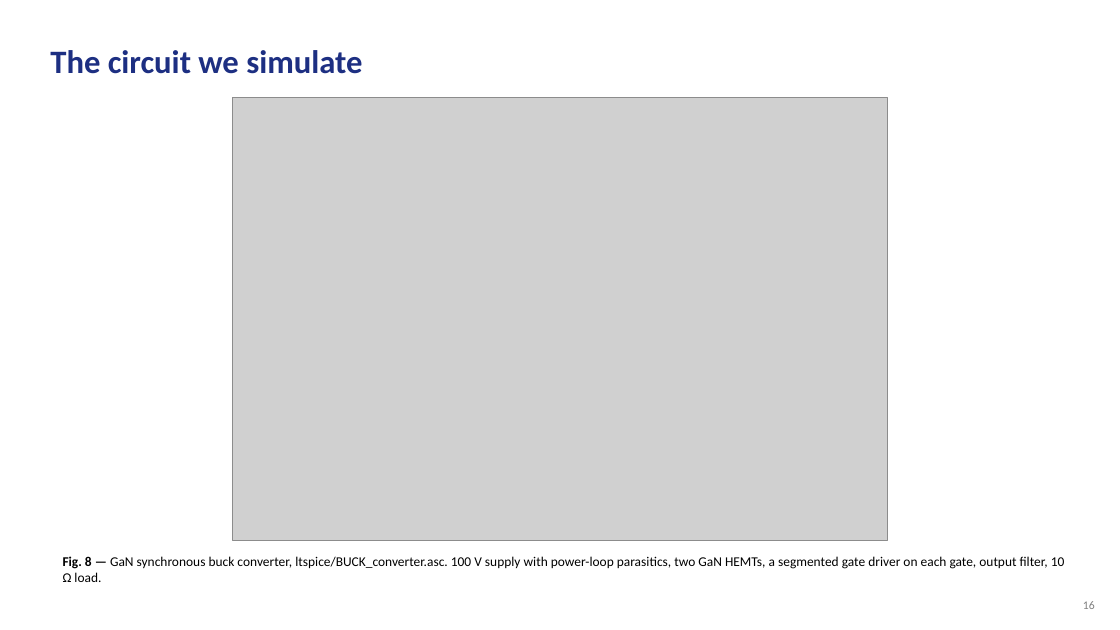
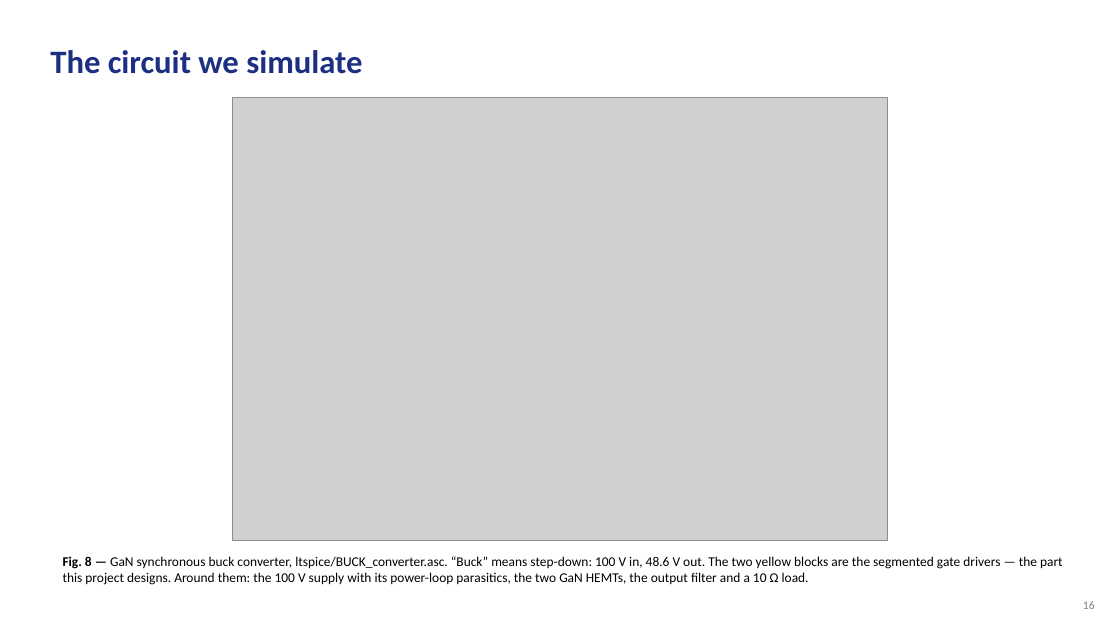
Before and after one commit to Amritha902/gan-driver, a slide deck: slide 16 of review/GaN_Review1_BACKUP.pptx. Drawn at 1120x630 pixels with LibreOffice and Linux fonts; fonts in the diff are those of the drawing; grey boxes stand for pictures. Boxes give left, top, right and bottom in pixels: in the first picture for what was removed or moved away, otherwise in the second. Text is boxed around its words. In the diff, an @@ line names an element or a change of style, - is before the commit and + after.

```diff
--- a/review/GaN_Review1_BACKUP.pptx
+++ b/review/GaN_Review1_BACKUP.pptx
@@ text at <box>63,556,1063,585</box>: text changed @@
-Fig. 8 — GaN synchronous buck converter, ltspice/BUCK_converter.asc. 100 V supply with power-loop parasitics, two GaN HEMTs, a segmented gate driver on each gate, output filter, 10 Ω load.
+Fig. 8 — GaN synchronous buck converter, ltspice/BUCK_converter.asc. “Buck” means step-down: 100 V in, 48.6 V out. The two yellow blocks are the segmented gate drivers — the part this project designs. Around them: the 100 V supply with its power-loop parasitics, the two GaN HEMTs, the output filter and a 10 Ω load.
```
Also in this commit, not shown: 5 other files.
